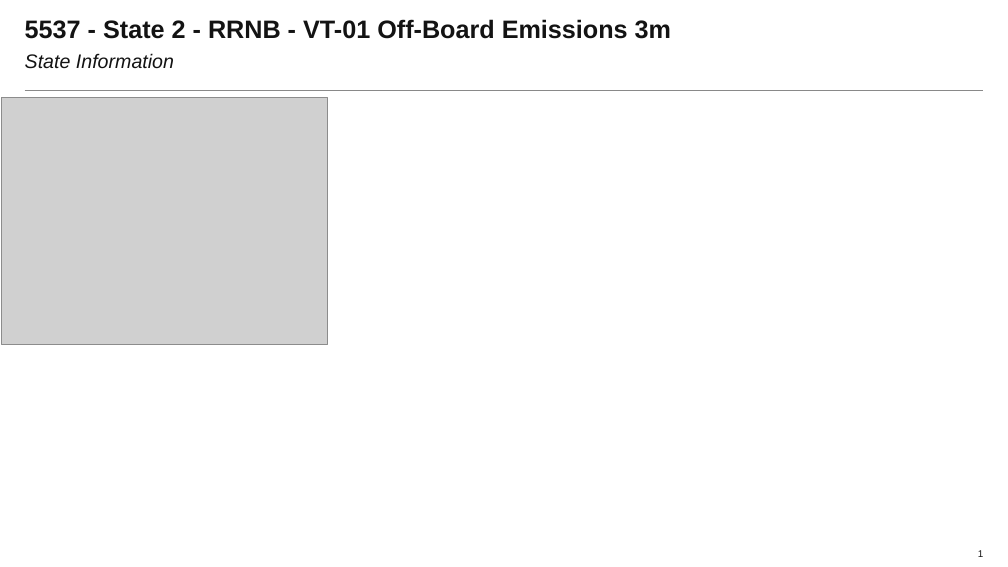
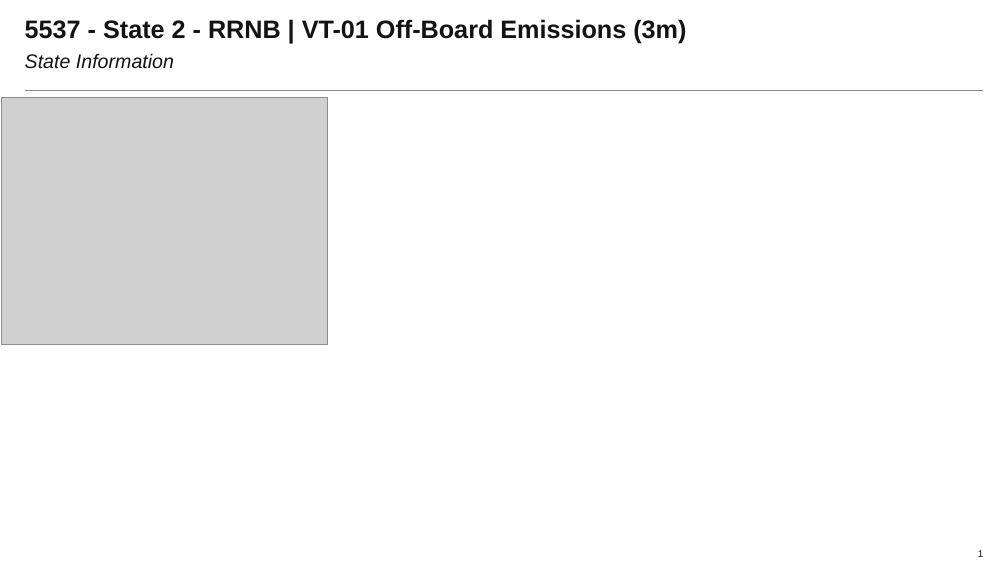
Before and after one commit to Laurapaws/graphGrabber, a slide deck: slide 1 of newDeck.pptx. Drawn at 1008x567 pixels with LibreOffice and Linux fonts; fonts in the diff are those of the drawing; grey boxes stand for pictures; background and template pictures are left out. Boxes give left, top, right and bottom in pixels: in the first picture for what was removed or moved away, otherwise in the second. Text is boxed around its words. In the diff, an @@ line names an element or a change of style, - is before the commit and + after.

```diff
--- a/newDeck.pptx
+++ b/newDeck.pptx
@@ title at (25,19,686,43): text changed @@
-5537 - State 2 - RRNB - VT-01 Off-Board Emissions 3m
+5537 - State 2 - RRNB | VT-01 Off-Board Emissions (3m)
```
Also in this commit, not shown: 3 other slides changed, 2 other files.
